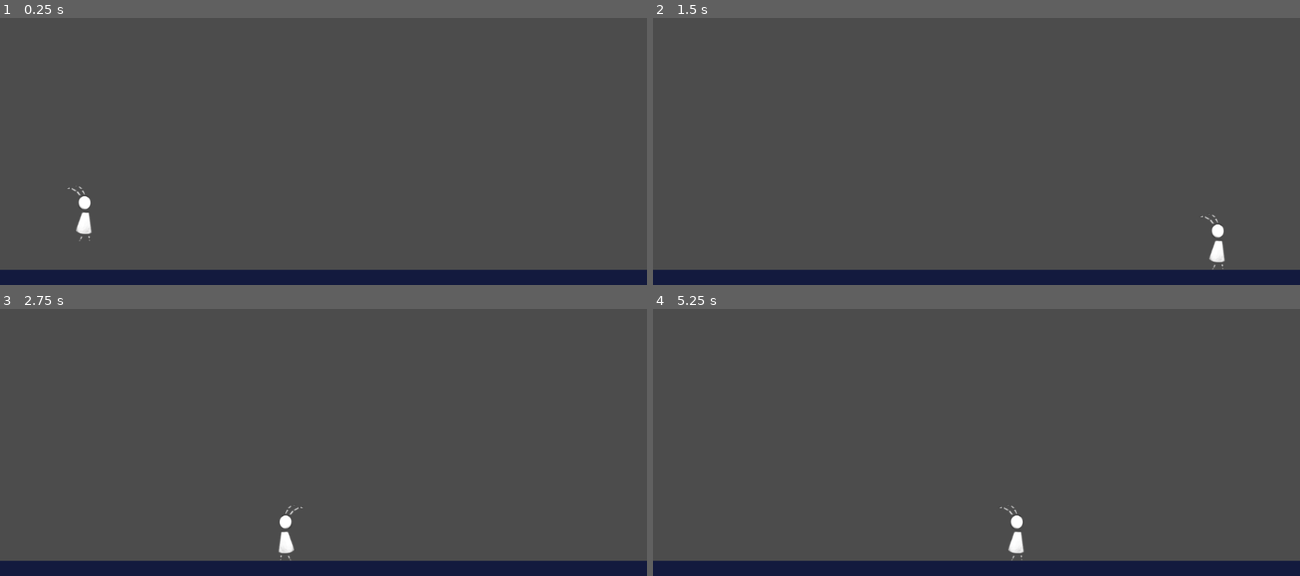
Above: before the commit, frames 1-4 (two rows, left to right).
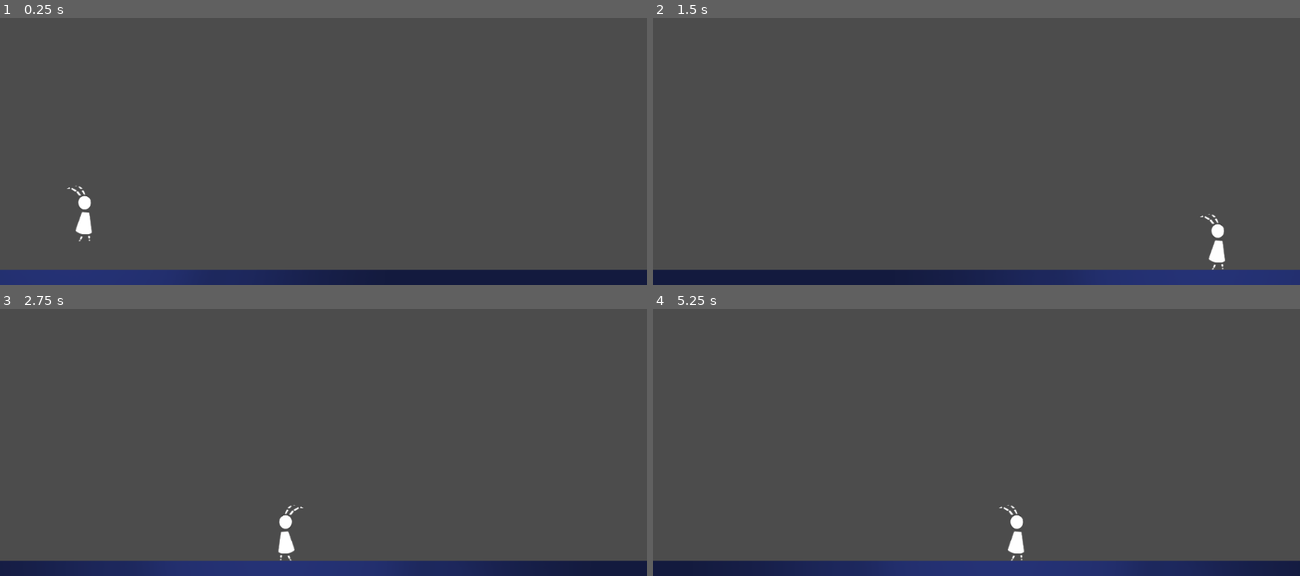
Above: after the commit, the same moments.

Repository: uatuko/game-off-2021
Game: Godot game, scene res://src/levels/LevelTemplate.tscn
Two runs of this game, one before a commit and one after it. Both use one fixed random seed, a clock stepped at 60 frames per second and the inputs below. The project has no main scene, so this scene is started directly.
Inputs:
- Up to frame 1 (0.25 s): no input
- Up to frame 2 (1.5 s): hold D (move_right) from 0.53 s (still down); tap W (jump) at 0.77 s
- Up to frame 3 (2.75 s): tap W (jump) at 1.52 s; tap Enter at 2 s; release D (move_right) at 2.03 s; hold A (move_left) from 2.03 s (still down)
- Up to frame 4 (5.25 s): release A (move_left) at 2.78 s; hold D (move_right) 2.78-4.28 s; tap W (jump) at 3.02, 3.77, 4.52 s; tap Space at 4.25 s; hold A (move_left) 4.28-5.03 s; hold D (move_right) from 5.03 s (still down)

The runs differ from the first frame. In frame 1, 2.5% of the frame differs, in the area x 0-43%, y 62-100%; in frame 2, 2.6%; in frame 3, 3.5%, in the area x 13-74%, y 73-100%; in frame 4, 3.5%.

Commit message:
issue #6 - added light source to bugzy

Diff:
--- a/src/actor/Player.tscn
+++ b/src/actor/Player.tscn
@@ -1,7 +1,8 @@
-[gd_scene load_steps=4 format=2]
+[gd_scene load_steps=5 format=2]
 
 [ext_resource path="res://assets/bugzy/walking_55x90.png" type="Texture" id=1]
 [ext_resource path="res://src/actor/Player.gd" type="Script" id=2]
+[ext_resource path="res://assets/bugzy/light.png" type="Texture" id=3]
 
 [sub_resource type="CapsuleShape2D" id=1]
 radius = 8.0
@@ -18,3 +19,6 @@
 [node name="CollisionShape2D" type="CollisionShape2D" parent="."]
 position = Vector2( 0, -35 )
 shape = SubResource( 1 )
+
+[node name="Light2D" type="Light2D" parent="."]
+texture = ExtResource( 3 )
